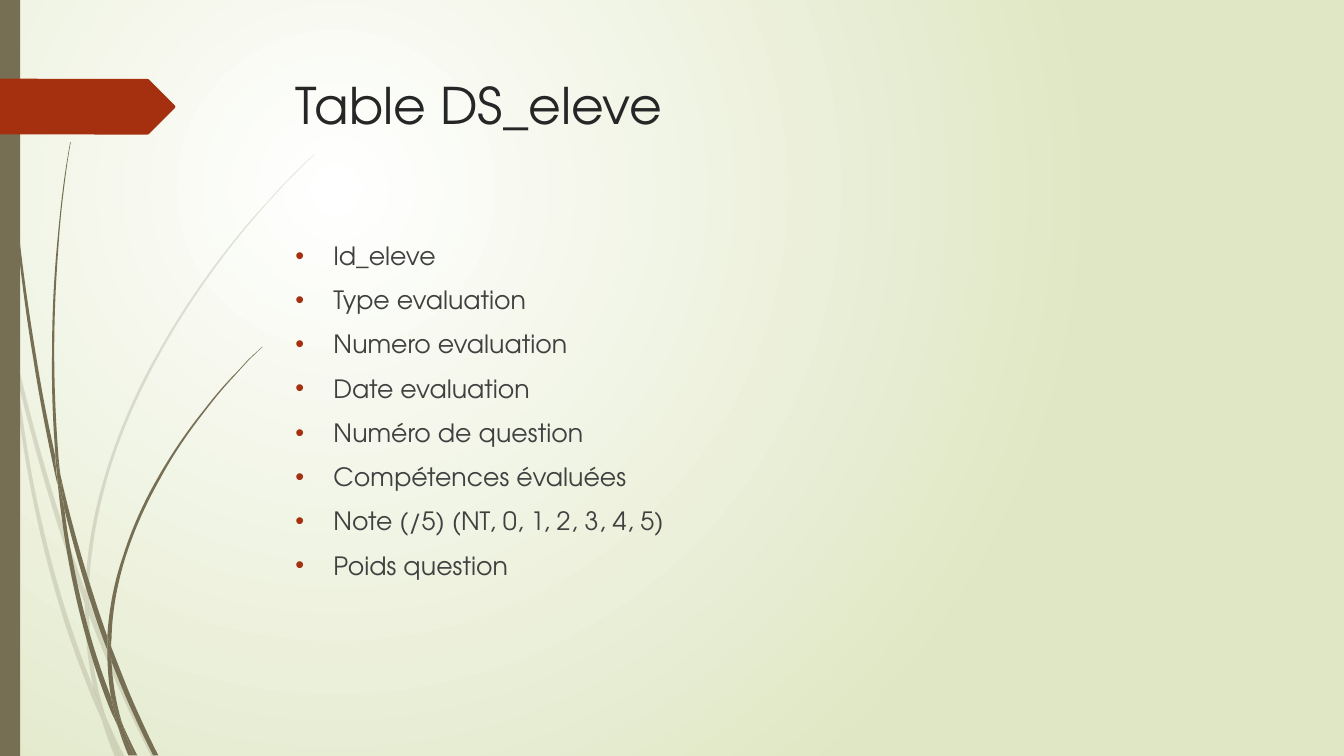
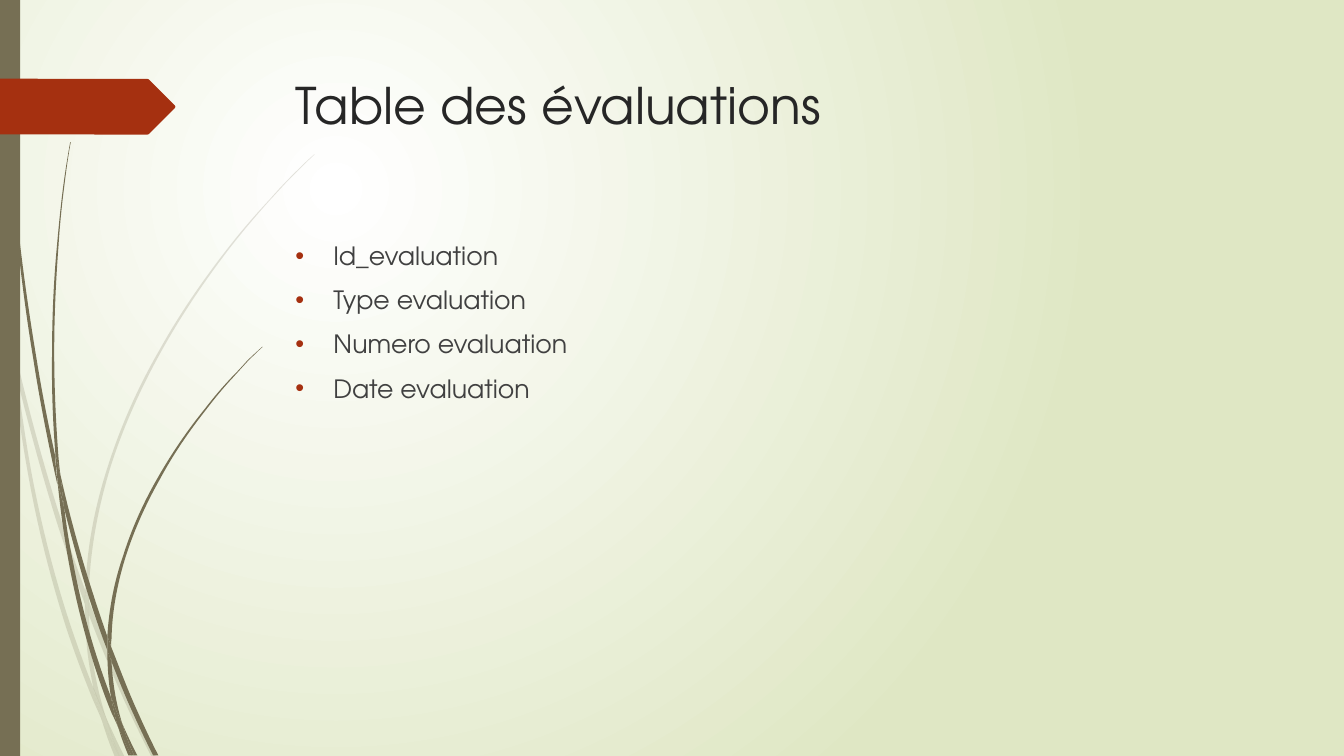
Before and after one commit to xpessoles/EvaluationCompetences, a slide deck: slide 9 of EvaluationParCompetences.pptx (slide 8 before the commit). Drawn at 1344x756 pixels with LibreOffice and Linux fonts; fonts in the diff are those of the drawing. Boxes give left, top, right and bottom in pixels: in the first picture for what was removed or moved away, otherwise in the second. Text is boxed around its words. In the diff, an @@ line names an element or a change of style, - is before the commit and + after.

```diff
--- a/EvaluationParCompetences.pptx
+++ b/EvaluationParCompetences.pptx
@@ title at (296,85,820,125): text changed @@
-Table DS_eleve
+Table des évaluations
@@ text at (333,246,498,268): text changed @@
-• Id_eleve
+• Id_evaluation
@@ text at (333,423,663,580): paragraphs removed @@
-• Numéro de question
-• Compétences évaluées
-• Note (/5) (NT, 0, 1, 2, 3, 4, 5)
-• Poids question
```
Also in this commit, not shown: 2 other slides changed, 3 slides added, 4 other files.
